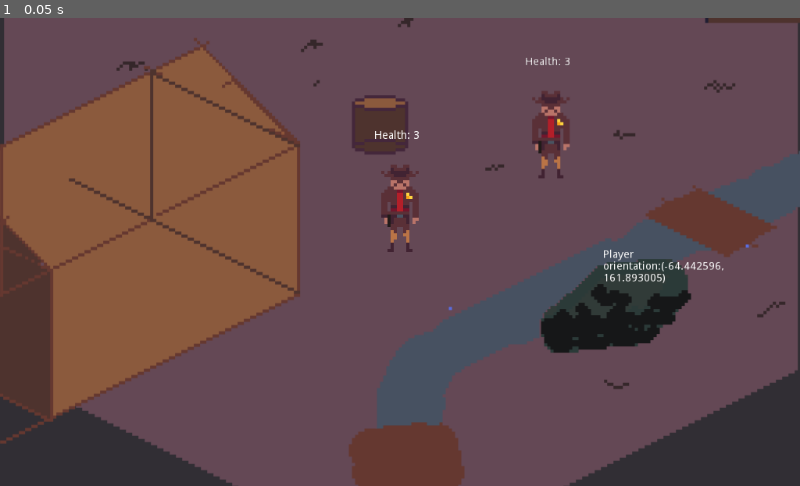
Above: before the commit, frame 1.
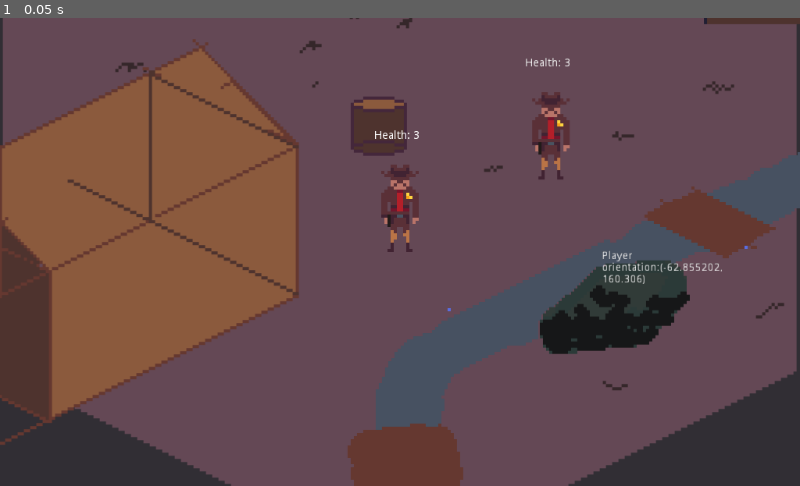
Above: after the commit, the same moment.

Repository: BenoitLeguay/LonesomeTown
Game: Godot game, scene res://src/scenes/Arena.tscn
Same seed, same stepped clock (60 frames per second), same inputs: the game is played once before the commit and once after it.
Inputs:
- Up to frame 1 (0.05 s): no input

The runs differ from the first frame. In frame 1, 2.4% of the frame differs, in the area x 0-100%, y 0-100%.

Commit message:
added ranged attacks

Diff:
--- /dev/null
+++ b/godot_environments/dev/lonesome_town_game/Bullet.gd
@@ -0,0 +1,29 @@
+extends KinematicBody2D
+
+export var speed := 1000
+var direction := Vector2.ZERO
+var _velocity: = Vector2.ZERO
+var shooter_path: = ""
+
+
+# Called when the node enters the scene tree for the first time.
+func _ready():
+	pass # Replace with function body.
+
+func _physics_process(delta):
+	_velocity = direction * speed
+	_velocity = move_and_slide(_velocity)
+
+
+
+# Called every frame. 'delta' is the elapsed time since the previous frame.
+#func _process(delta):
+#	pass
+
+
+func _on_Area2D_body_entered(body):
+	if shooter_path != body.get_path():
+		if body.is_in_group("players"):
+			body.reduce_health()
+		queue_free()
+	pass # Replace with function body.
--- a/godot_environments/dev/lonesome_town_game/Player.gd
+++ b/godot_environments/dev/lonesome_town_game/Player.gd
@@ -6,10 +6,11 @@
 var _velocity: = Vector2.ZERO
 var direction: = Vector2.ZERO
 
-var attack:= "None"
+var attack_direction:= "None"
 var attack_init_time := 0.0
 var is_attacking := false
 var players_attacked := []
+var bullet_sent := false
 
 # ai variables
 export var ai_control: bool = false
@@ -28,7 +29,7 @@
 	var curr_time = OS.get_ticks_usec()
 	var time_elapsed_since_attack_init = curr_time - attack_init_time
 	if time_elapsed_since_attack_init >= 200000:
-		attack = "None"
+		attack_direction = "None"
 		is_attacking = false
 		players_attacked = []
 
@@ -44,14 +45,26 @@
 
 # other funtions ==============================================================
 func handle_attacks():
-	if attack != "None":
-		var attack_collision_shape = "melee_atk_" + attack
-		var overlapping_bodies = get_node(attack_collision_shape).get_overlapping_bodies()
-		for body in overlapping_bodies:
-			if body.is_in_group("players") and !players_attacked.has(body) and !is_self(body):
-				body.reduce_health()
-				reward +=1
-				players_attacked.append(body)
+	if attack_direction != "None":
+		if Input.is_action_pressed("ranged_mode"):
+			if !bullet_sent:
+				var bullet_scene = preload("res://src/items/Bullet.tscn")
+				var bullet = bullet_scene.instance()
+				var vec_attack_direction = str_direction_to_vector(attack_direction)
+				bullet.shooter_path = get_path()
+				bullet.direction = vec_attack_direction
+				var path = str(get_owner().get_path()) + "/YSort"
+				bullet.set_position(get_position() + vec_attack_direction * 50)
+				get_node(path).add_child(bullet)
+				bullet_sent = true
+		else:
+			var attack_collision_shape = "melee_atk_" + attack_direction
+			var overlapping_bodies = get_node(attack_collision_shape).get_overlapping_bodies()
+			for body in overlapping_bodies:
+				if body.is_in_group("players") and !players_attacked.has(body) and !is_self(body):
+					body.reduce_health()
+					reward +=1
+					players_attacked.append(body)
 
 func get_reward():
 	return reward
@@ -99,40 +112,48 @@
 
 func choose_attack_from_remote_data(action):
 	if action == 5:
-		attack = "up"
+		attack_direction = "up"
 		attack_init_time = OS.get_ticks_usec()
 		is_attacking = true
+		bullet_sent = false
 	elif action == 6:
-		attack = "right"
+		attack_direction = "right"
 		attack_init_time = OS.get_ticks_usec()
 		is_attacking = true
+		bullet_sent = false
 	elif action == 7:
-		attack = "down"
+		attack_direction = "down"
 		attack_init_time = OS.get_ticks_usec()
 		is_attacking = true
+		bullet_sent = false
 	elif action == 8:
-		attack = "left"
+		attack_direction = "left"
 		attack_init_time = OS.get_ticks_usec()
 		is_attacking = true
+		bullet_sent = false
 
 func execute_actions():
-	if is_attacking == false:
+	if is_attacking == false and ai_control == false:
 		if Input.is_action_just_pressed("melee_up"):
-			attack = "up"
+			attack_direction = "up"
 			attack_init_time = OS.get_ticks_usec()
 			is_attacking = true
+			bullet_sent = false
 		elif Input.is_action_just_pressed("melee_right"):
-			attack = "right"
+			attack_direction = "right"
 			attack_init_time = OS.get_ticks_usec()
 			is_attacking = true
+			bullet_sent = false
 		elif Input.is_action_just_pressed("melee_down"):
-			attack = "down"
+			attack_direction = "down"
 			attack_init_time = OS.get_ticks_usec()
 			is_attacking = true
+			bullet_sent = false
 		elif Input.is_action_just_pressed("melee_left"):
-			attack = "left"
+			attack_direction = "left"
 			attack_init_time = OS.get_ticks_usec()
 			is_attacking = true
+			bullet_sent = false
 
 
 func get_direction() -> Vector2:
@@ -148,3 +169,15 @@
 	var out: = linear_velocity
 	out = speed * direction
 	return out
+
+func str_direction_to_vector(str_direction):
+	var vec_direction = Vector2.ZERO
+	if str_direction == "up":
+		vec_direction = Vector2(0, -1)
+	elif str_direction == "right":
+		vec_direction = Vector2(1, 0)
+	elif str_direction == "down":
+		vec_direction = Vector2(0, 1)
+	elif str_direction == "left":
+		vec_direction = Vector2(-1, 0)
+	return vec_direction
--- a/godot_environments/dev/lonesome_town_game/project.godot
+++ b/godot_environments/dev/lonesome_town_game/project.godot
@@ -78,8 +78,9 @@
 
 [layer_names]
 
-2d_physics/layer_1="world"
+2d_physics/layer_1="world objects"
 2d_physics/layer_2="player"
+2d_physics/layer_3="world ground"
 
 [rendering]
 
--- a/godot_environments/dev/lonesome_town_game/src/actors/Player.tscn
+++ b/godot_environments/dev/lonesome_town_game/src/actors/Player.tscn
@@ -24,6 +24,7 @@
 
 [node name="Player" type="KinematicBody2D"]
 collision_layer = 2
+collision_mask = 7
 script = ExtResource( 2 )
 
 [node name="CollisionShape2D" type="CollisionShape2D" parent="."]
@@ -75,7 +76,7 @@
 position = Vector2( -1.52588e-05, -53.1779 )
 shape = SubResource( 6 )
 
-[node name="RichTextLabel" type="RichTextLabel" parent="."]
+[node name="Health information" type="RichTextLabel" parent="."]
 margin_left = -33.0
 margin_top = -155.5
 margin_right = 31.0
--- /dev/null
+++ b/godot_environments/dev/lonesome_town_game/src/items/Bullet.tscn
@@ -0,0 +1,22 @@
+[gd_scene load_steps=4 format=2]
+
+[ext_resource path="res://graphics/bullet_V0.png" type="Texture" id=1]
+[ext_resource path="res://Bullet.gd" type="Script" id=2]
+
+[sub_resource type="CircleShape2D" id=1]
+radius = 6.31698
+
+[node name="Bullet" type="KinematicBody2D"]
+collision_layer = 0
+collision_mask = 3
+script = ExtResource( 2 )
+
+[node name="bullet_V0" type="Sprite" parent="."]
+position = Vector2( -0.2985, -60.1121 )
+texture = ExtResource( 1 )
+
+[node name="Area2D" type="Area2D" parent="."]
+
+[node name="CollisionShape2D" type="CollisionShape2D" parent="Area2D"]
+shape = SubResource( 1 )
+[connection signal="body_entered" from="Area2D" to="." method="_on_Area2D_body_entered"]
--- a/godot_environments/dev/lonesome_town_game/src/scenes/Arena.tscn
+++ b/godot_environments/dev/lonesome_town_game/src/scenes/Arena.tscn
@@ -17,7 +17,7 @@
 height = 36.7333
 
 [sub_resource type="CapsuleShape2D" id=2]
-radius = 41.985
+radius = 33.0335
 height = 116.323
 
 [sub_resource type="CircleShape2D" id=3]
@@ -27,6 +27,8 @@
 script = ExtResource( 10 )
 
 [node name="sol" type="StaticBody2D" parent="."]
+collision_layer = 4
+collision_mask = 0
 
 [node name="ground_V0" type="Sprite" parent="sol"]
 position = Vector2( -22.7837, 65.9255 )
@@ -40,8 +42,7 @@
 position = Vector2( 40.4331, 8.3244 )
 
 [node name="Player" parent="YSort" instance=ExtResource( 2 )]
-position = Vector2( -64.4426, 161.893 )
-collision_mask = 3
+position = Vector2( -62.8552, 160.306 )
 speed = 500
 ai_control = true
 
@@ -53,7 +54,7 @@
 limit_bottom = 600
 
 [node name="Player2" parent="YSort" instance=ExtResource( 2 )]
-position = Vector2( 128.744, 67.3989 )
+position = Vector2( 130.331, 67.3989 )
 speed = 500
 ai_control = true
 
@@ -71,6 +72,7 @@
 
 [node name="river" type="StaticBody2D" parent="YSort"]
 position = Vector2( 150.63, 33.1805 )
+collision_layer = 4
 collision_mask = 0
 
 [node name="river_V0" type="Sprite" parent="YSort/river"]
@@ -94,7 +96,7 @@
 texture = ExtResource( 5 )
 
 [node name="CollisionShape2D" type="CollisionShape2D" parent="YSort/bush"]
-position = Vector2( 17.9797, -35.9594 )
+position = Vector2( 29.0915, -23.2602 )
 rotation = -2.03156
 shape = SubResource( 2 )
 
Binary file added: godot_environments/dev/lonesome_town_game/graphics/bullet_V0.png
Not shown, added: godot_environments/dev/lonesome_town_game/graphics/bullet_V0.png.import
Not shown, changed: godot_environments/dev/lonesome_town_game/lonesome_town_v0.pck
